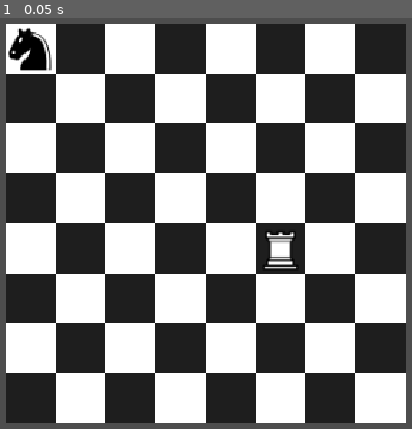
Above: before the commit, frame 1.
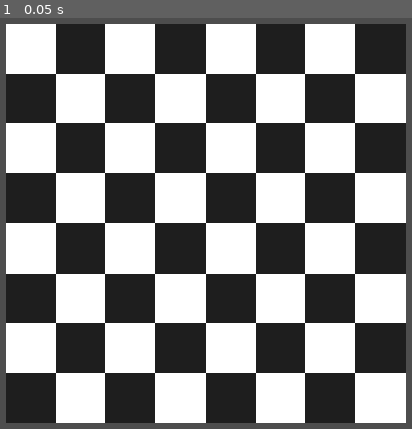
Above: after the commit, the same moment.

Repository: ConnorP12/Chess
Game: Godot game, scene res://Scenes/Chess.tscn
Same seed, same stepped clock (60 frames per second), same inputs: the game is played once before the commit and once after it.
Inputs:
- Up to frame 1 (0.05 s): no input

The runs differ from the first frame. In frame 1, 1.2% of the frame differs, in the area x 1-72%, y 2-62%.
Error after the commit: Parse Error: Could not resolve class "Player". (res://Scripts/human.gd:1)

Commit message:
trying to make piece creation more organized

Diff:
--- a/Scripts/piece_class.gd
+++ b/Scripts/piece_class.gd
@@ -25,6 +25,8 @@
 	if selected == true:
 		#make move and stuff
 		pass
+
+
 
 
 func _on_board_square_clicked(square: Vector2i) -> void:
--- a/Scripts/player_class.gd
+++ b/Scripts/player_class.gd
@@ -12,6 +12,15 @@
 		p.piece_moved.connect(_on_piece_moved)
 		p.colour = colour
 
+
+func makePiece(newPiece: Piece, x: int, y: int) -> Piece:
+	newPiece.boardPosition = Vector2i(x, y)
+	newPiece.piece_moved.connect(_on_piece_moved)
+	newPiece.colour = colour
+
+
+
+
 func _on_piece_moved():
 
 		turn_over.emit()
